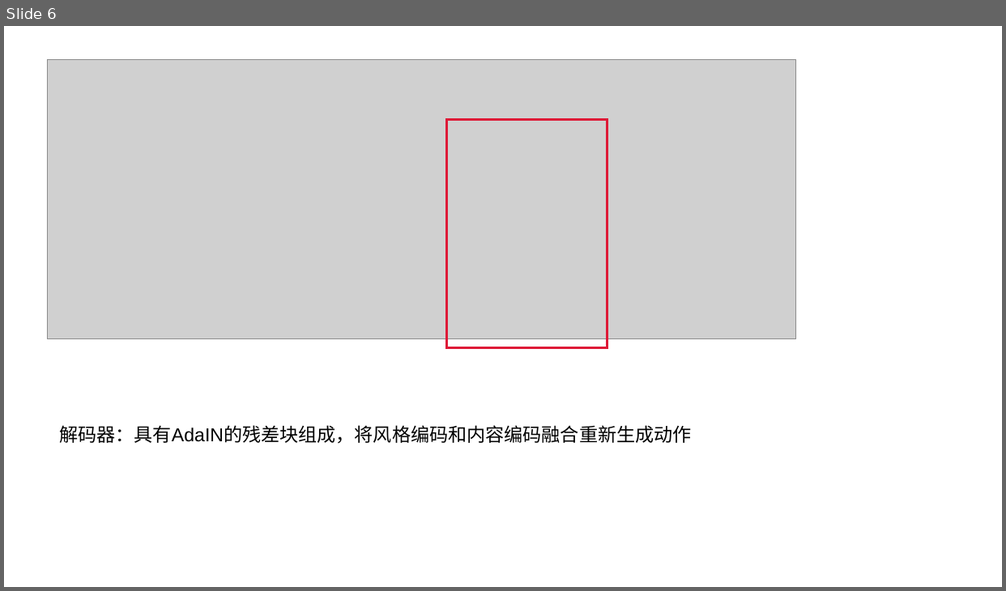
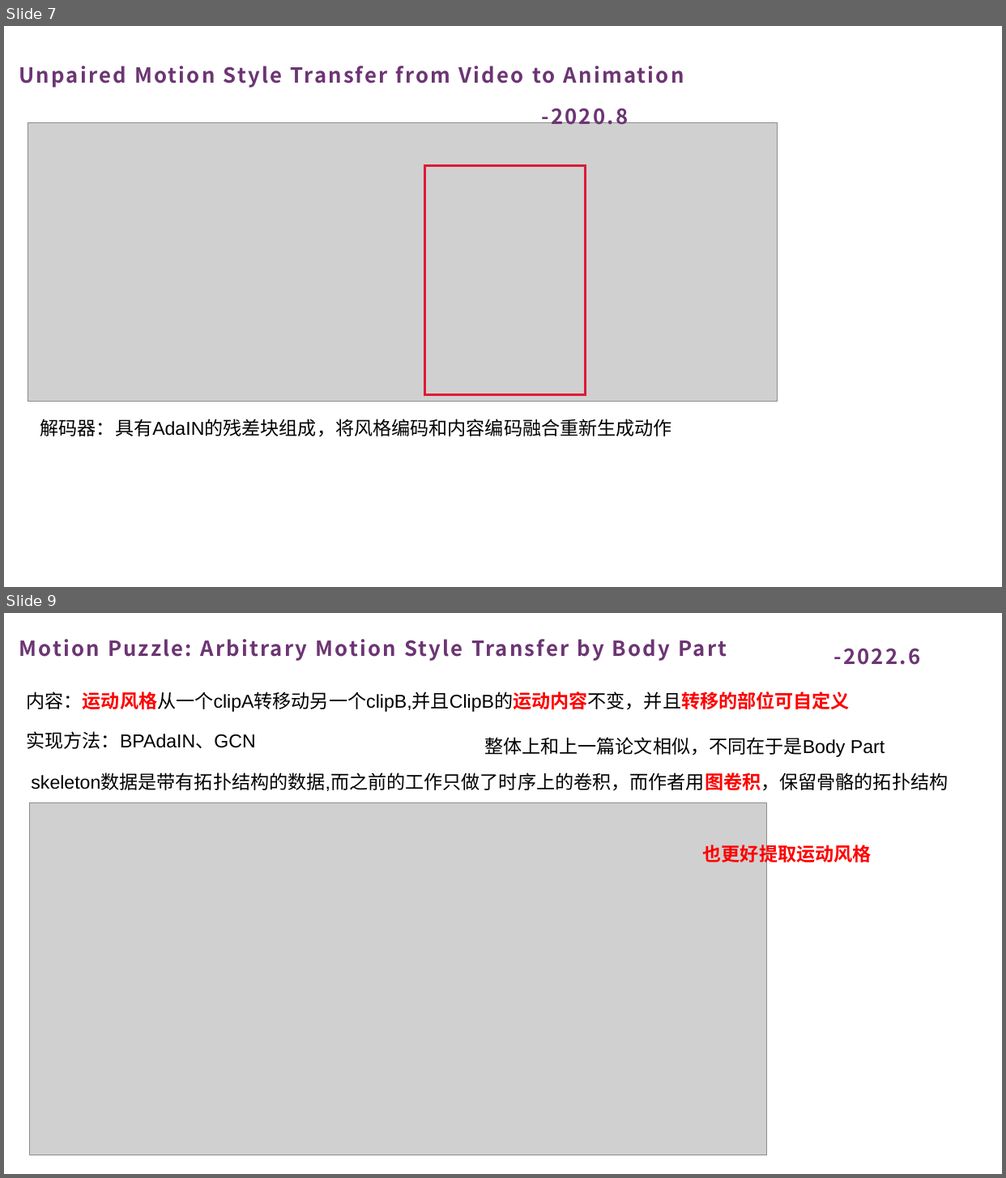
Before and after one commit to Ein-verlass/StyleTransferDatasets, a slide deck: 第一周汇报.pptx. Shown one above the other, each under a label of ours: slide 6 before the commit, slides 7 and 9 after it; the slides between them are not shown. The pictures are 1006x591 and 1006x1178 pixels, drawn with LibreOffice and Linux fonts; fonts in the diff are those of the drawing; grey boxes stand for pictures. Boxes give left, top, right and bottom in pixels: in the first picture for what was removed or moved away, otherwise in the second. Text is boxed around its words. In the diff, an @@ line names an element or a change of style, - is before the commit and + after.

```diff
--- a/第一周汇报.pptx
+++ b/第一周汇报.pptx
@@ slide 9 added at [4, 613, 1002, 1174], background #FFFFFF @@
@@ text added at [19, 639, 727, 661], 20 pt, text #6C3573, bold @@
+Motion Puzzle: Arbitrary Motion Style Transfer by Body Part
@@ text added at [833, 648, 920, 665], 20 pt, text #6C3573, bold @@
+-2022.6
@@ text added at [27, 692, 850, 712], 18 pt, text #000000 @@
+内容：运动风格从一个clipA转移动另一个clipB,并且ClipB的运动内容不变，并且转移的部位可自定义
@@ text added at [27, 731, 256, 749], 18 pt, text #000000 @@
+实现方法：BPAdaIN、GCN
@@ text added at [484, 737, 884, 757], 18 pt, text #000000 @@
+整体上和上一篇论文相似，不同在于是Body Part
@@ text added at [31, 774, 948, 791], 18 pt, text #000000 @@
+skeleton数据是带有拓扑结构的数据,而之前的工作只做了时序上的卷积，而作者用图卷积，保留骨骼的拓扑结构
@@ picture added at [30, 803, 767, 1156] @@
@@ text added at [703, 842, 872, 866], 18 pt, text #FF0000, bold @@
+也更好提取运动风格
@@ what was slide 6 is now slide 7 @@
@@ slide 7 changed as well @@
@@ text added at [19, 66, 684, 88], 20 pt, text #6C3573, bold @@
+Unpaired Motion Style Transfer from Video to Animation
@@ picture: place and size @@
-picture at [48, 60, 797, 339]
+picture at [28, 122, 778, 402]
@@ text added at [542, 108, 629, 130], 20 pt, text #6C3573, bold @@
+-2020.8
@@ rectangle: place and size @@
-rectangle at [446, 120, 607, 348]
+rectangle at [424, 166, 585, 395]
@@ text "解码器：具有AdaIN的残差块组成，将风格编码和内容编码融合重新生成动作": place and size @@
-text "解码器：具有AdaIN的残差块组成，将风格编码和内容编码融合重新生成动作" at [59, 425, 691, 444]
+text "解码器：具有AdaIN的残差块组成，将风格编码和内容编码融合重新生成动作" at [40, 419, 672, 437]
```
Also in this commit, not shown: 4 other slides changed, 10 other slides added, 3 slides removed.
